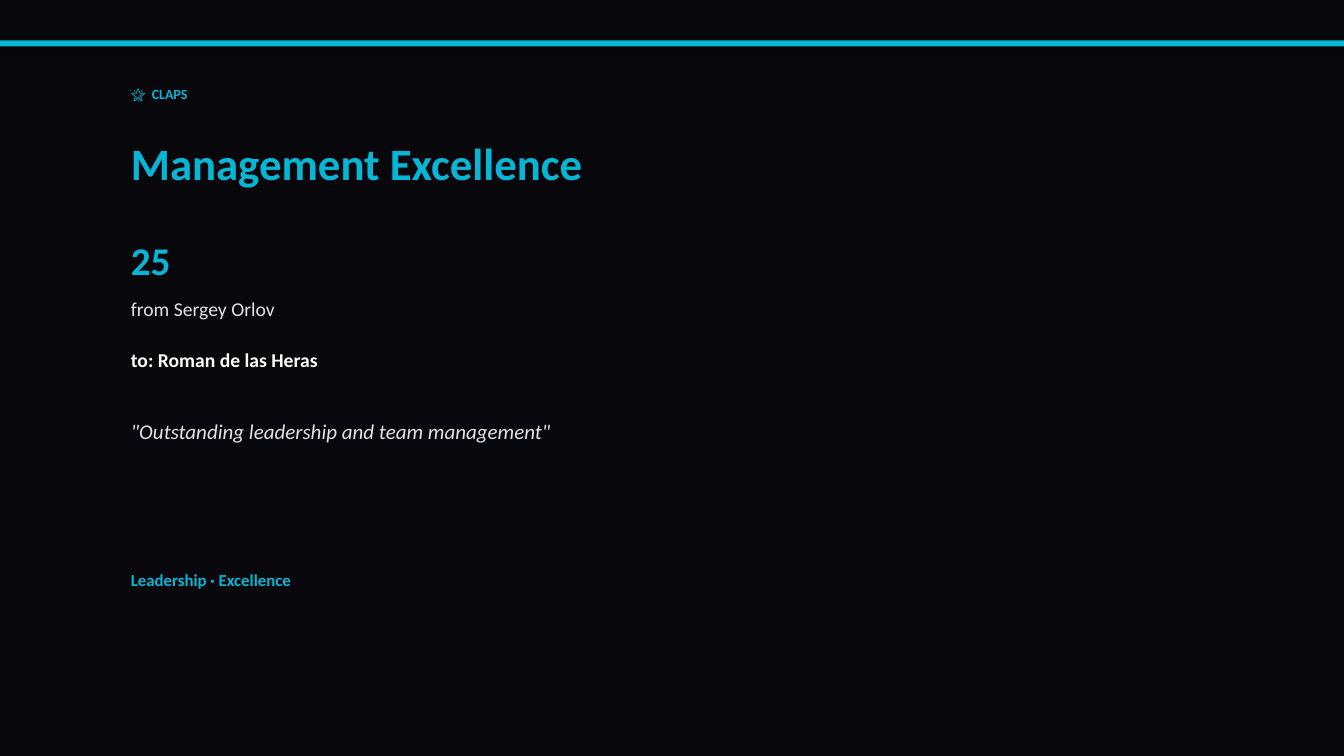
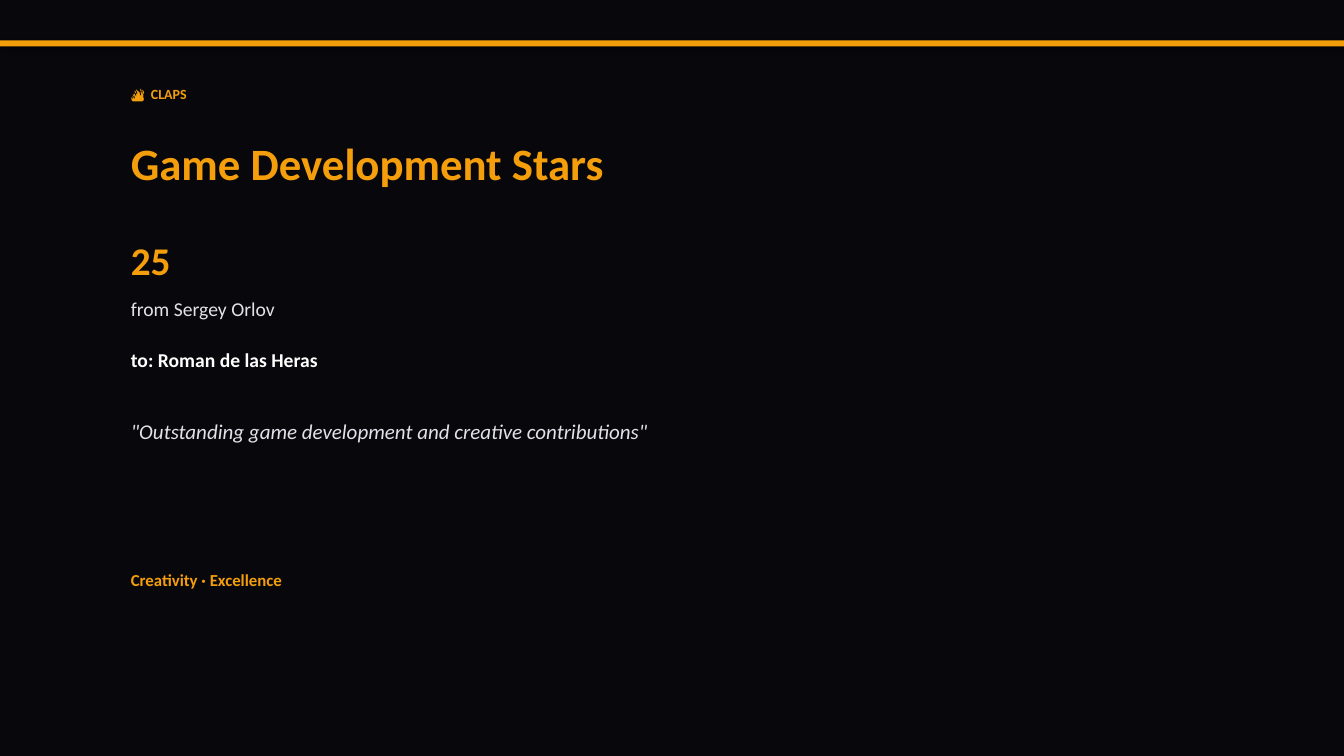
Before and after one commit to liliyagarifullina-maker/appodeal-pulse, a slide deck: slide 10 of data/archive/pulse_2026-03-14.pptx (slide 12 before the commit). Drawn at 1344x756 pixels with LibreOffice and Linux fonts; fonts in the diff are those of the drawing. Boxes give left, top, right and bottom in pixels: in the first picture for what was removed or moved away, otherwise in the second. Text is boxed around its words. In the diff, an @@ line names an element or a change of style, - is before the commit and + after.

```diff
--- a/data/archive/pulse_2026-03-14.pptx
+++ b/data/archive/pulse_2026-03-14.pptx
@@ rectangle at box(0, 40, 1344, 46): fill #06B6D4 to #F59E0B @@
@@ text at box(151, 90, 187, 99): text changed; text colour #06B6D4 to #F59E0B @@
-🌟 CLAPS
+🔥 CLAPS
@@ text at box(131, 148, 604, 187): text changed; text colour #06B6D4 to #F59E0B @@
-Management Excellence
+Game Development Stars
@@ text "25" at box(131, 249, 171, 276): text colour #06B6D4 to #F59E0B @@
@@ text at box(131, 424, 647, 443): text changed @@
-"Outstanding leadership and team management"
+"Outstanding game development and creative contributions"
@@ text at box(131, 574, 282, 589): text changed; text colour #06B6D4 to #F59E0B @@
-Leadership · Excellence
+Creativity · Excellence
```
Also in this commit, not shown: 13 other slides changed, 2 slides added, 5 slides removed, 2 other files.
